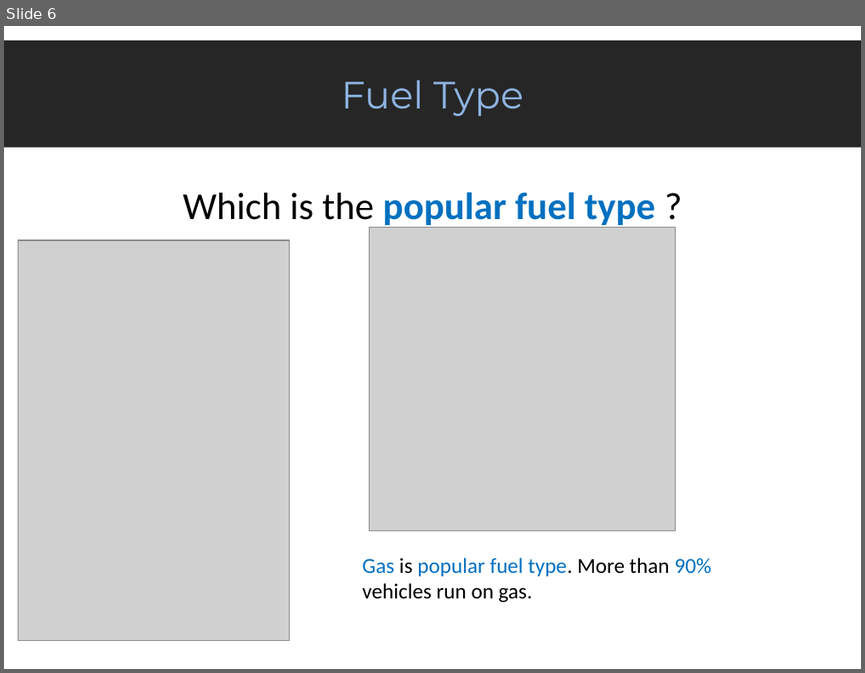
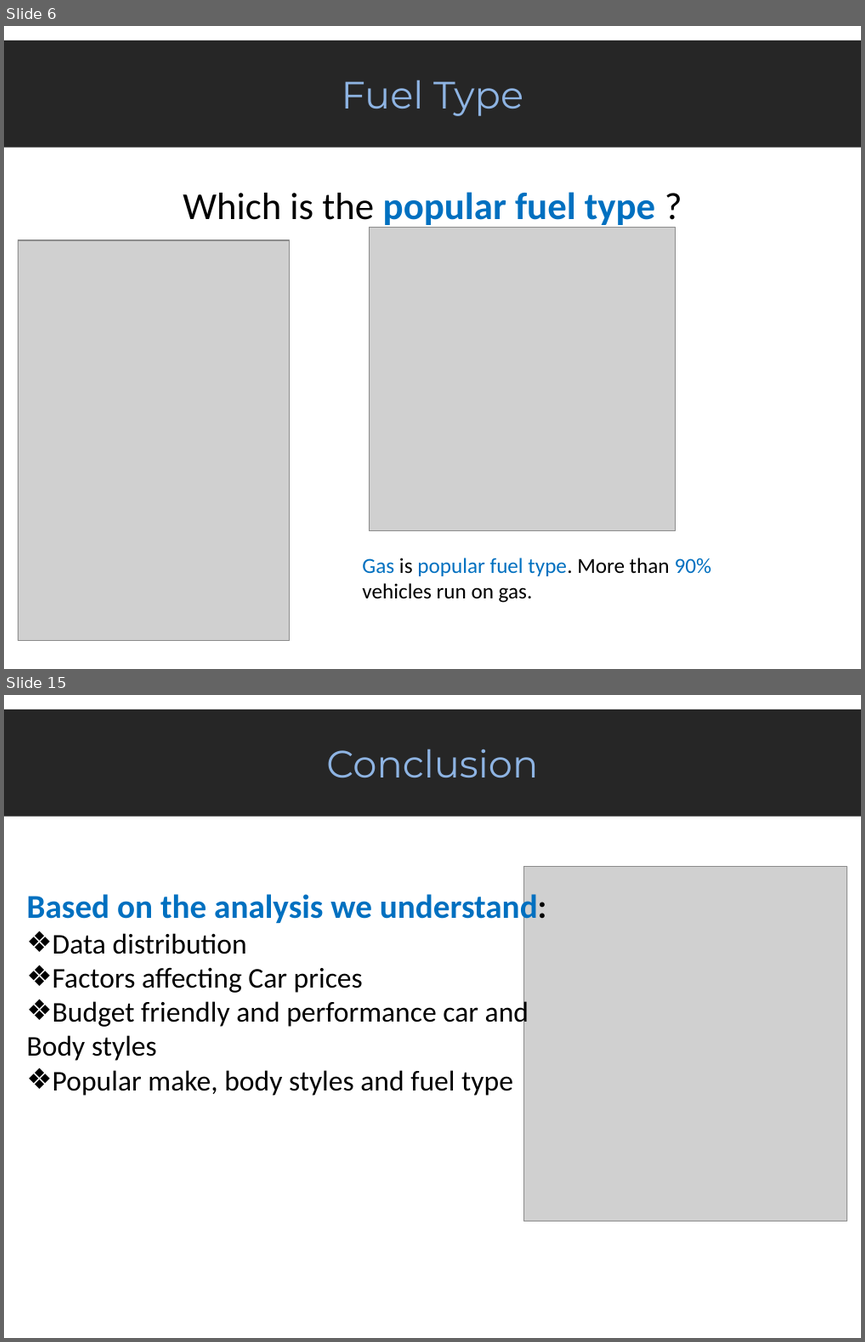
Before and after one commit to praneetrane/EDA_Automobile-data, a slide deck: EDA_Automobile_Data.pptx. Shown one above the other, each under a label of ours: slide 6 before the commit, slides 6 and 15 after it; the slides between them are not shown. The pictures are 865x673 and 865x1342 pixels, drawn with LibreOffice and Linux fonts; fonts in the diff are those of the drawing; grey boxes stand for pictures. Boxes give left, top, right and bottom in pixels: in the first picture for what was removed or moved away, otherwise in the second. Text is boxed around its words. In the diff, an @@ line names an element or a change of style, - is before the commit and + after.

```diff
--- a/EDA_Automobile_Data.pptx
+++ b/EDA_Automobile_Data.pptx
@@ slide 15 added at (x1=4, y1=695, x2=861, y2=1338), background #FFFFFF @@
@@ rectangle added at (x1=4, y1=709, x2=861, y2=817), fill #262626, 32 pt, text #8EB4E3 @@
+Conclusion
@@ picture added at (x1=524, y1=867, x2=846, y2=1221) @@
@@ text added at (x1=27, y1=890, x2=547, y2=1095), 24 pt, text #000000 @@
+Based on the analysis we understand:
+❖ Data distribution
+❖ Factors affecting Car prices
+❖ Budget friendly and performance car and Body styles
+❖ Popular make, body styles and fuel type
```
Also in this commit, not shown: 1 slide changed, 9 other slides added.
